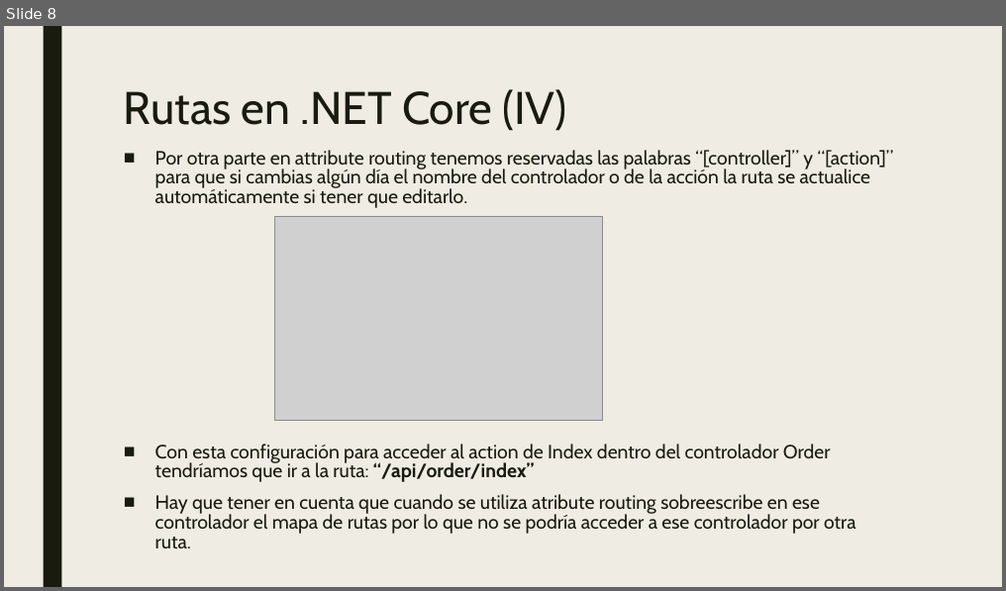
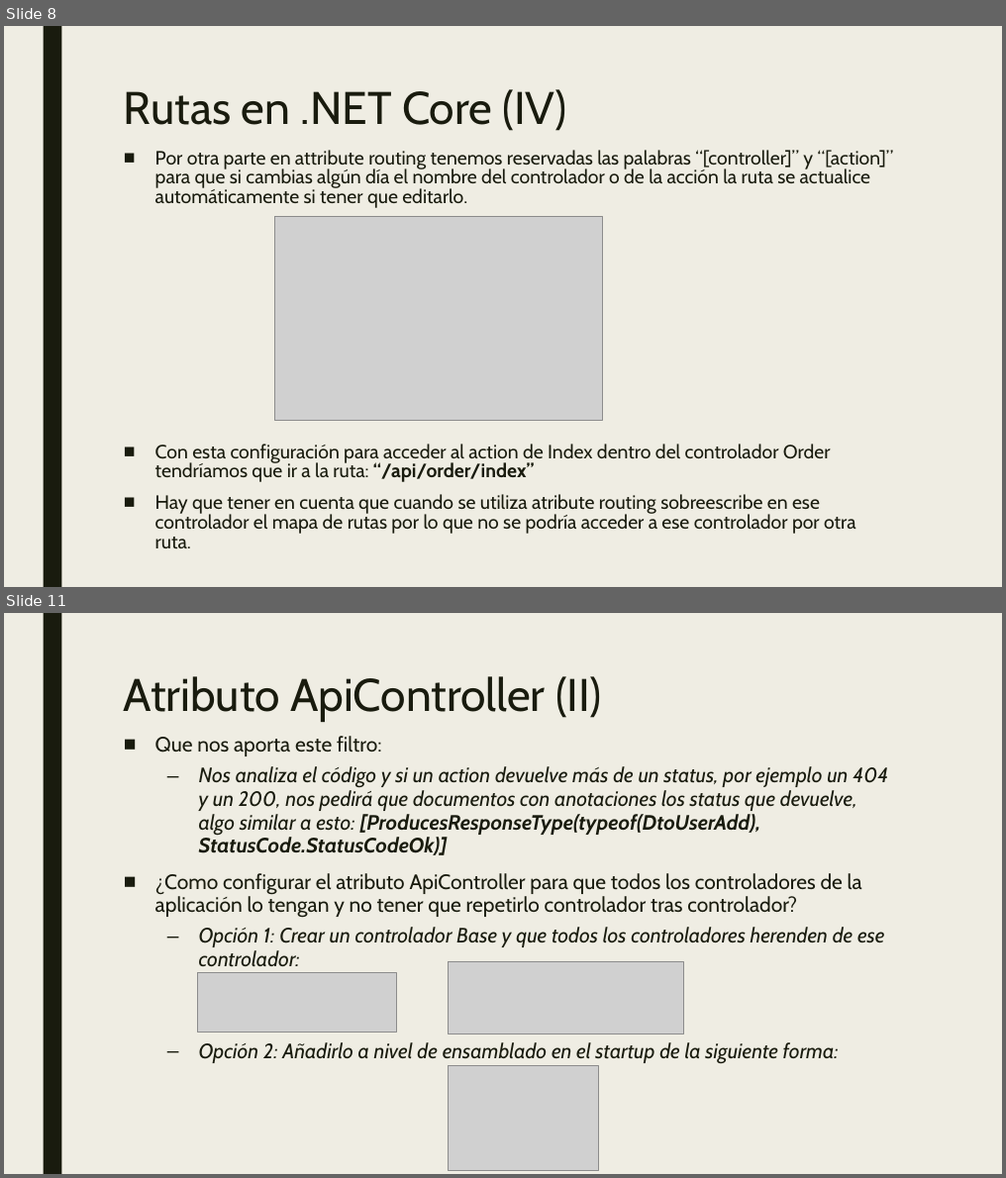
Before and after one commit to dadjh85/Demo4-Curso-.NetCore3.1, a slide deck: doc/Demo4- Curso .NET Core.pptx. Shown one above the other, each under a label of ours: slide 8 before the commit, slides 8 and 11 after it; the slides between them are not shown. The pictures are 1006x591 and 1006x1178 pixels, drawn with LibreOffice and Linux fonts; fonts in the diff are those of the drawing; grey boxes stand for pictures. Boxes give left, top, right and bottom in pixels: in the first picture for what was removed or moved away, otherwise in the second. Text is boxed around its words. In the diff, an @@ line names an element or a change of style, - is before the commit and + after.

Commit message:
* Added atributo ApiController

```diff
--- a/doc/Demo4- Curso .NET Core.pptx
+++ b/doc/Demo4- Curso .NET Core.pptx
@@ slide 11 added at box(4, 613, 1002, 1174), background #EFEDE3; not listed: 1 template element that a slide beside it also shows @@
@@ title added at box(124, 676, 602, 722), 44 pt, text #191B0E @@
+Atributo ApiController (II)
@@ text added at box(155, 736, 888, 1063), 20 pt, text #191B0E, italic @@
+■ Que nos aporta este filtro:
+  – Nos analiza el código y si un action devuelve más de un status, por ejemplo un 404 y un 200, nos pedirá que documentos con anotaciones los status que devuelve, algo similar a esto: [ProducesResponseType(typeof(DtoUserAdd), StatusCode.StatusCodeOk)]
+■ ¿Como configurar el atributo ApiController para que todos los controladores de la aplicación lo tengan y no tener que repetirlo controlador tras controlador?
+  – Opción 1: Crear un controlador Base y que todos los controladores herenden de ese controlador:
+  – Opción 2: Añadirlo a nivel de ensamblado en el startup de la siguiente forma:
@@ picture added at box(448, 961, 684, 1035) @@
@@ picture added at box(198, 973, 397, 1032) @@
@@ picture added at box(448, 1065, 598, 1171) @@
```
Also in this commit, not shown: 1 slide changed, 2 other slides added, 8 other files.
